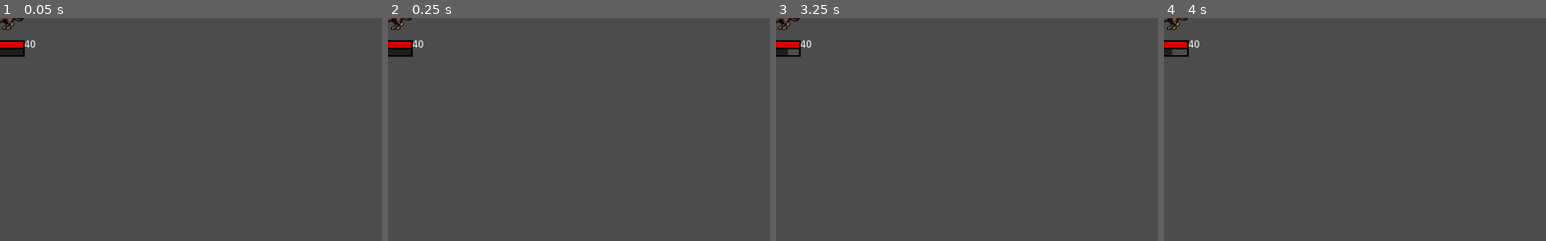
Above: before the commit, frames 1-4 (left to right).
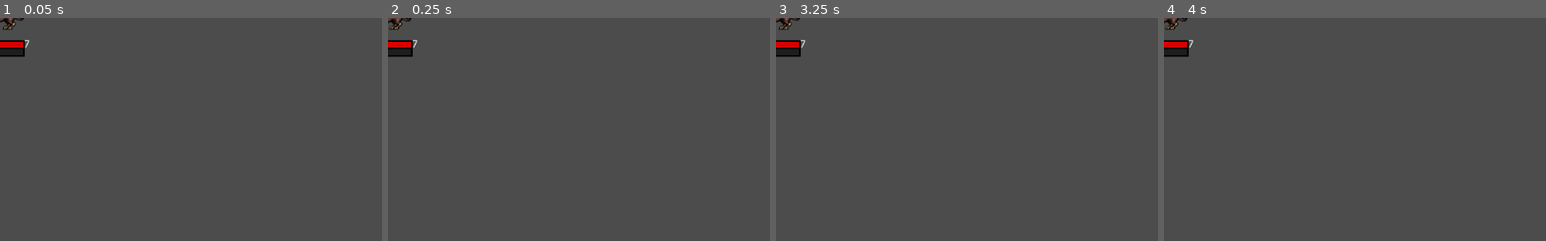
Above: after the commit, the same moments.

Repository: h19mili/Projekt_Fleorune.VM
Game: Godot game, scene res://Scenes/Enemies/Wolf.tscn
Two runs of this game, one before a commit and one after it. Both use one fixed random seed, a clock stepped at 60 frames per second and the inputs below. This scene is started directly instead of the project's main scene.
Inputs:
- Up to frame 1 (0.05 s): no input
- Up to frame 2 (0.25 s): no input
- Up to frame 3 (3.25 s): tap Enter (ui_accept) at 0.5, 0.77, 1.25, 1.52, 2, 2.75, 3.02 s; hold Right (ui_right) 0.53-1.28 s; hold Down (ui_down) 1.28-2.03 s; hold Right (ui_right) 2.03-2.78 s; hold Up (ui_up) from 2.78 s (still down)
- Up to frame 4 (4 s): tap Enter (ui_accept) at 3.5, 3.77 s; release Up (ui_up) at 3.53 s; hold Left (ui_left) from 3.53 s (still down)
The pictures show only the part of the screen within x 0-50%, y 0-50%; the shares and areas given below are measured in that part.

The runs differ from the first frame. In frame 1, 0.2% of the frame differs, in the area x 0-10%, y 0-14%; in frame 2, 0.2%; in frame 3, 0.2%; in frame 4, 0.3%, in the area x 0-10%, y 0-17%.

Commit message:
Update Wolf.tscn

Diff:
--- a/Scenes/Enemies/Wolf.tscn
+++ b/Scenes/Enemies/Wolf.tscn
@@ -1,6 +1,6 @@
 [gd_scene load_steps=21 format=2]
 
-[ext_resource path="res://Jobs/knight.tres" type="Resource" id=1]
+[ext_resource path="res://Resources/Wolf.tres" type="Resource" id=1]
 [ext_resource path="res://Art/bar(2).png" type="Texture" id=2]
 [ext_resource path="res://Assets/Graphical/GFX_Wolf_Sprites.png" type="Texture" id=3]
 [ext_resource path="res://Art/bar(1).png" type="Texture" id=4]
@@ -14,63 +14,63 @@
 [sub_resource type="AtlasTexture" id=1]
 flags = 4
 atlas = ExtResource( 3 )
-region = Rect2( 0, 39, 66, 39 )
+region = Rect2( 132, 0, 66, 39 )
 
 [sub_resource type="AtlasTexture" id=2]
 flags = 4
 atlas = ExtResource( 3 )
-region = Rect2( 66, 39, 66, 39 )
+region = Rect2( 198, 0, 66, 39 )
 
 [sub_resource type="AtlasTexture" id=3]
 flags = 4
 atlas = ExtResource( 3 )
-region = Rect2( 132, 39, 66, 39 )
+region = Rect2( 264, 0, 66, 39 )
 
 [sub_resource type="AtlasTexture" id=4]
 flags = 4
 atlas = ExtResource( 3 )
-region = Rect2( 198, 39, 66, 39 )
+region = Rect2( 0, 0, 66, 39 )
 
 [sub_resource type="AtlasTexture" id=5]
 flags = 4
 atlas = ExtResource( 3 )
-region = Rect2( 0, 0, 66, 39 )
+region = Rect2( 66, 0, 66, 39 )
 
 [sub_resource type="AtlasTexture" id=6]
 flags = 4
 atlas = ExtResource( 3 )
-region = Rect2( 66, 0, 66, 39 )
+region = Rect2( 0, 39, 66, 39 )
 
 [sub_resource type="AtlasTexture" id=7]
 flags = 4
 atlas = ExtResource( 3 )
-region = Rect2( 132, 0, 66, 39 )
+region = Rect2( 66, 39, 66, 39 )
 
 [sub_resource type="AtlasTexture" id=8]
 flags = 4
 atlas = ExtResource( 3 )
-region = Rect2( 198, 0, 66, 39 )
+region = Rect2( 132, 39, 66, 39 )
 
 [sub_resource type="AtlasTexture" id=9]
 flags = 4
 atlas = ExtResource( 3 )
-region = Rect2( 264, 0, 66, 39 )
+region = Rect2( 198, 39, 66, 39 )
 
 [sub_resource type="SpriteFrames" id=10]
 animations = [ {
-"frames": [ SubResource( 1 ), SubResource( 2 ), SubResource( 3 ), SubResource( 4 ) ],
-"loop": true,
-"name": "Attack",
+"frames": [ SubResource( 1 ), SubResource( 2 ), SubResource( 3 ) ],
+"loop": false,
+"name": "Death",
 "speed": 5.0
 }, {
-"frames": [ SubResource( 5 ), SubResource( 6 ) ],
+"frames": [ SubResource( 4 ), SubResource( 5 ) ],
 "loop": true,
 "name": "Idle",
 "speed": 5.0
 }, {
-"frames": [ SubResource( 7 ), SubResource( 8 ), SubResource( 9 ) ],
-"loop": false,
-"name": "Death",
+"frames": [ SubResource( 6 ), SubResource( 7 ), SubResource( 8 ), SubResource( 9 ) ],
+"loop": true,
+"name": "Attack",
 "speed": 5.0
 } ]
 
@@ -84,7 +84,6 @@
 [node name="AnimatedSprite" type="AnimatedSprite" parent="."]
 frames = SubResource( 10 )
 animation = "Idle"
-frame = 1
 playing = true
 flip_h = true
 
